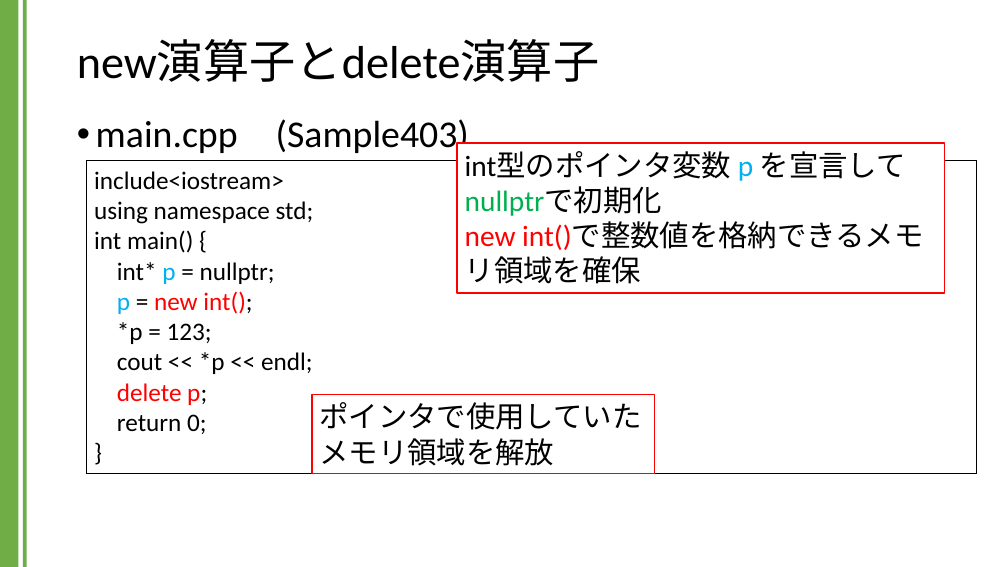
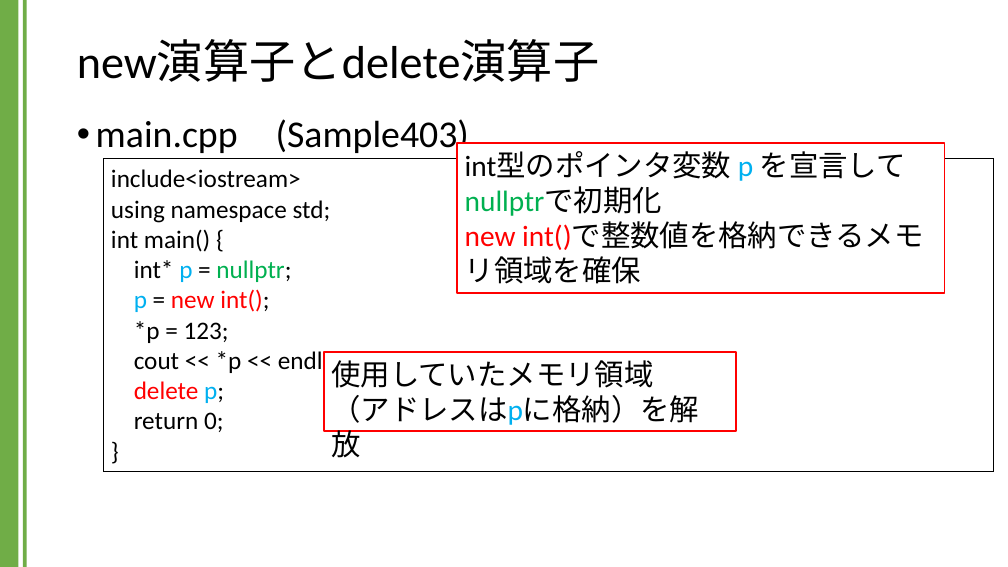
Before and after one commit to kic-murata/cpp2024, a slide deck: slide 17 of 授業資料/講義資料：new演算子とdelete演算子.pptx. Drawn at 1008x567 pixels with LibreOffice and Linux fonts; fonts in the diff are those of the drawing. Boxes give left, top, right and bottom in pixels: in the first picture for what was removed or moved away, otherwise in the second. Text is boxed around its words. In the diff, an @@ line names an element or a change of style, - is before the commit and + after.

```diff
--- a/授業資料/講義資料：new演算子とdelete演算子.pptx
+++ b/授業資料/講義資料：new演算子とdelete演算子.pptx
@@ rectangle "include<iostream>": place and size @@
-rectangle "include<iostream>" at (87, 160, 978, 473)
+rectangle "include<iostream>" at (104, 159, 994, 472)
@@ text in rectangle at (134, 260, 291, 403): text colour #000000 to #00B050 in "nullptr;"; text colour #FF0000 to #00B0F0 in "p;" @@
@@ rectangle "使用していたメモリ領域 （アドレスはpに格納）を解放": place and size @@
-rectangle "使用していたメモリ領域 （アドレスはpに格納）を解放" at (312, 395, 655, 473)
+rectangle "使用していたメモリ領域 （アドレスはpに格納）を解放" at (324, 352, 737, 431)
@@ text in rectangle at (331, 360, 699, 425): text changed @@
-ポインタで使用していたメモリ領域を解放
+使用していたメモリ領域
+（アドレスはpに格納）を解放
```
Also in this commit, not shown: 6 other slides changed, 4 other files.
